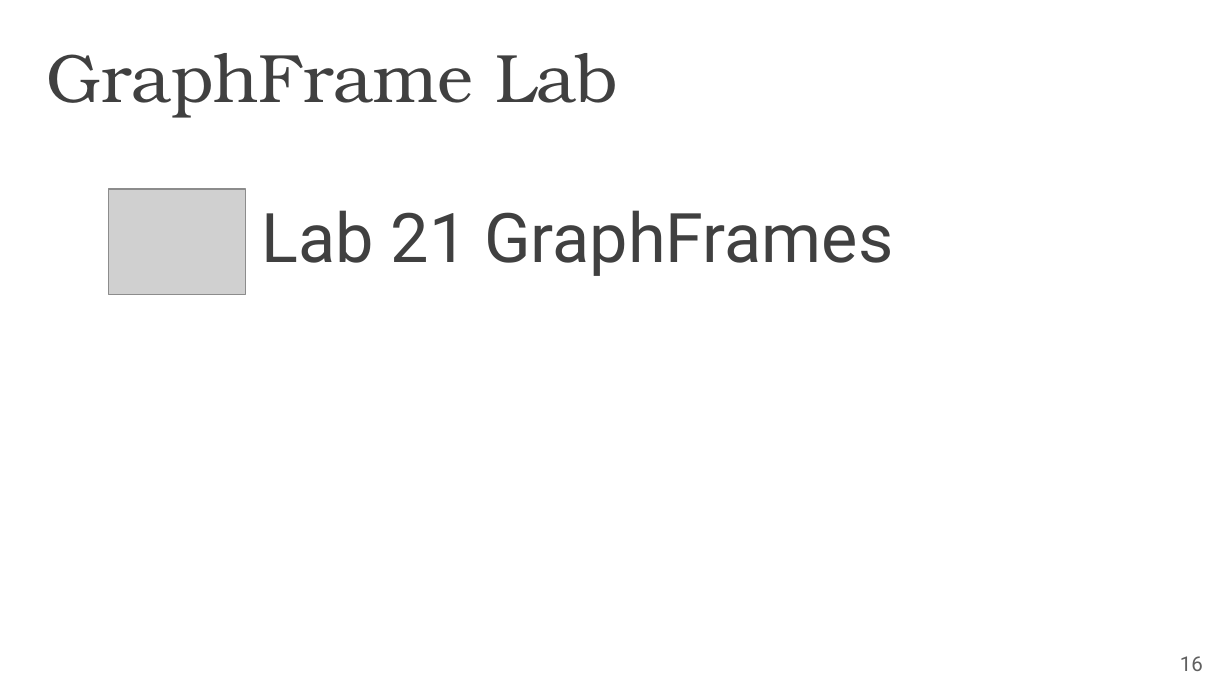
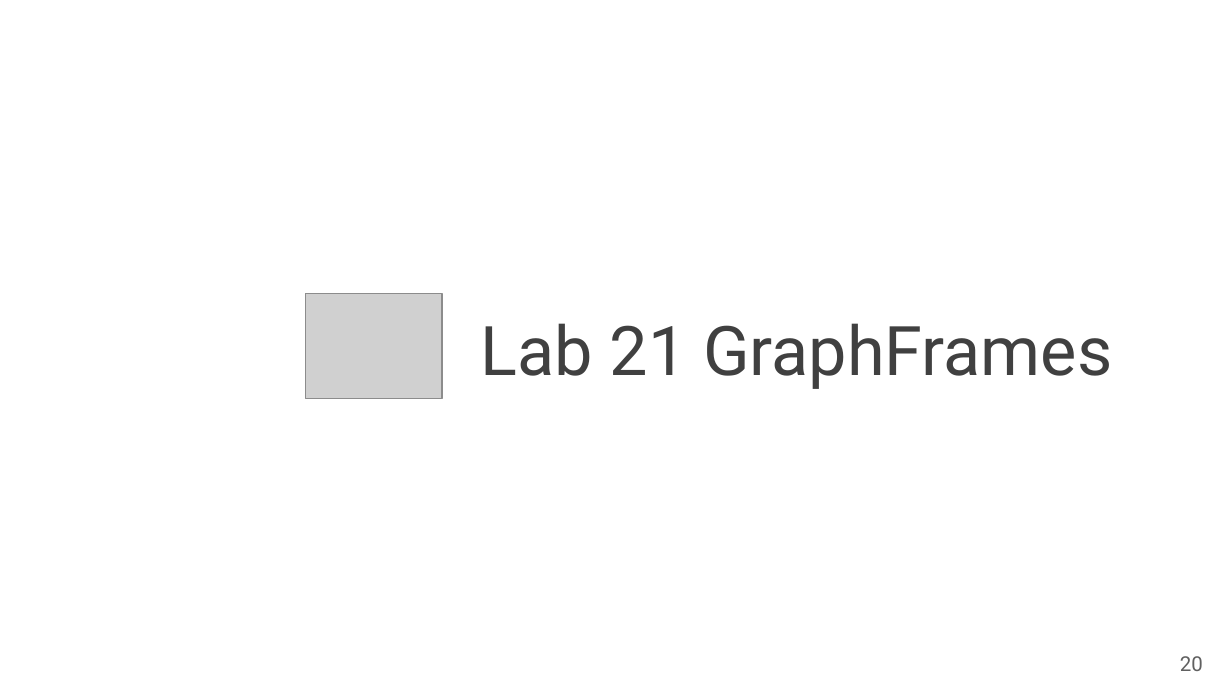
Before and after one commit to lyubent/PubSpark, a slide deck: slide 20 of GraphFrames.pptx (slide 16 before the commit). Drawn at 1232x693 pixels with LibreOffice and Linux fonts; fonts in the diff are those of the drawing; grey boxes stand for pictures; background and template pictures are left out. Boxes give left, top, right and bottom in pixels: in the first picture for what was removed or moved away, otherwise in the second. Text is boxed around its words. In the diff, an @@ line names an element or a change of style, - is before the commit and + after.

```diff
--- a/GraphFrames.pptx
+++ b/GraphFrames.pptx
@@ title removed at (47,53,618,118) @@
-GraphFrame Lab
@@ picture: place and size @@
-picture at (108,188,245,293)
+picture at (306,293,442,398)
@@ text "Lab 21 GraphFrames": place and size @@
-text "Lab 21 GraphFrames" at (261,210,893,276)
+text "Lab 21 GraphFrames" at (480,323,1112,389)
@@ page number at (1180,656,1203,671): text changed @@
-16
+20
```
Also in this commit, not shown: 4 slides added.
